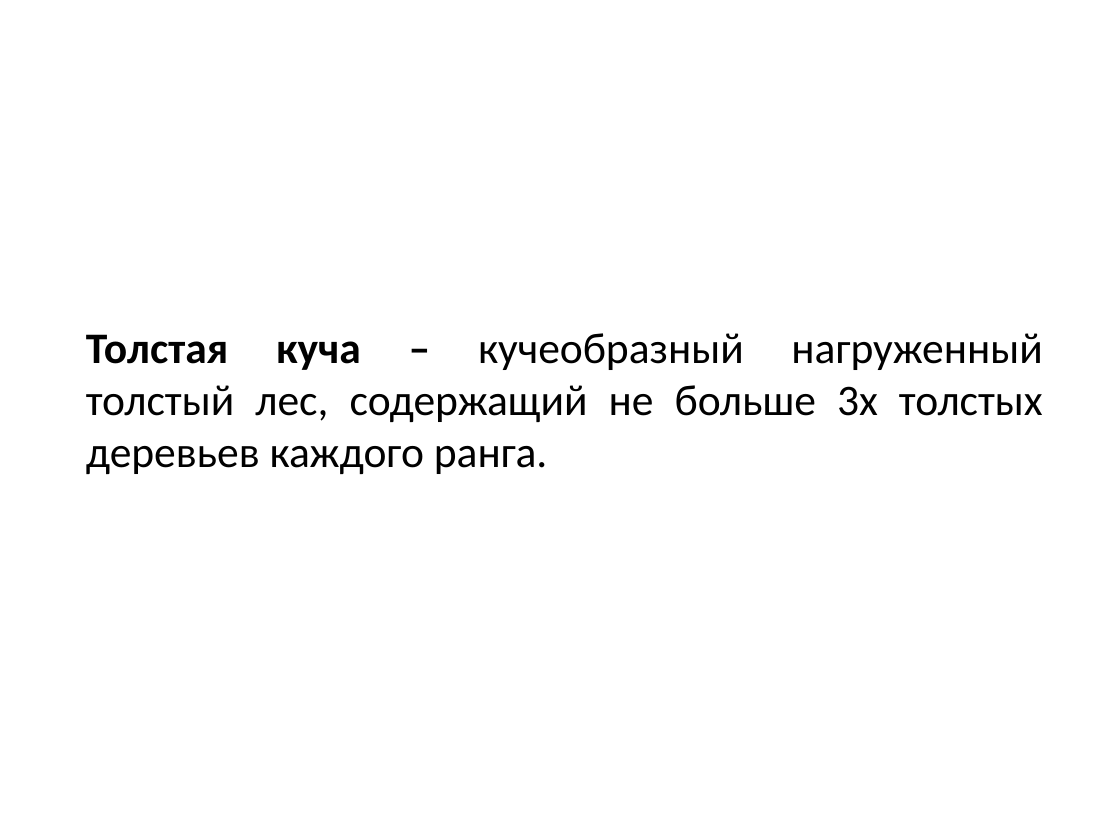
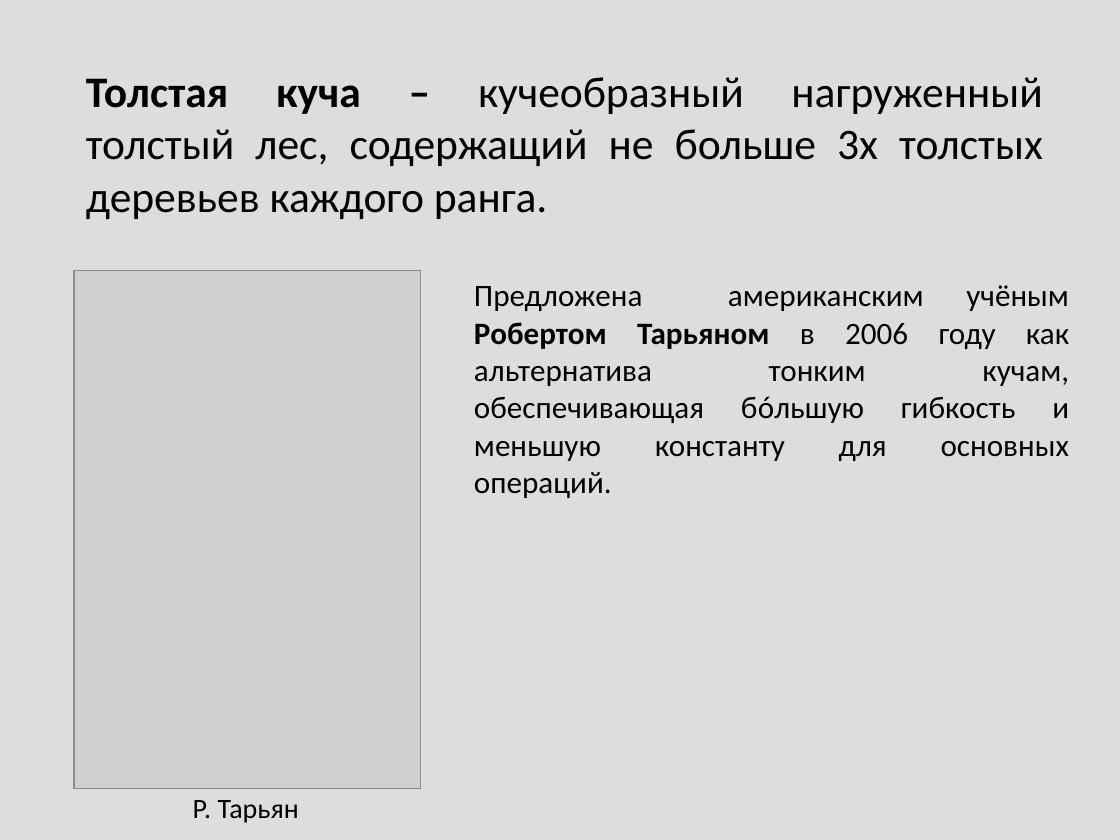
Before and after one commit to Mustang98/ThickHeap, a slide deck: slide 9 of ThickHeap_Presentation.ppsx (slide 8 before the commit). Drawn at 1120x840 pixels with LibreOffice and Linux fonts; fonts in the diff are those of the drawing; grey boxes stand for pictures. Boxes give left, top, right and bottom in pixels: in the first picture for what was removed or moved away, otherwise in the second. Text is boxed around its words. In the diff, an @@ line names an element or a change of style, - is before the commit and + after.

```diff
--- a/ThickHeap_Presentation.ppsx
+++ b/ThickHeap_Presentation.ppsx
@@ background #FFFFFF to #DDDDDD @@
@@ text "Толстая куча – кучеобразный нагруженный ..." moved from (x1=86, y1=333, x2=1043, y2=474) to (x1=86, y1=77, x2=1043, y2=219) @@
@@ picture added at (x1=74, y1=270, x2=421, y2=788) @@
@@ text added at (x1=474, y1=285, x2=1069, y2=498), 20 pt, text #000000 @@
+Предложена американским учёным Робертом Тарьяном в 2006 году как альтернатива тонким кучам, обеспечивающая бóльшую гибкость и меньшую константу для основных операций.
@@ text added at (x1=193, y1=800, x2=299, y2=823), 18 pt, text #000000 @@
+Р. Тарьян
```
Also in this commit, not shown: 15 other slides changed, 31 slides added, 2 slides removed, 2 other files.
